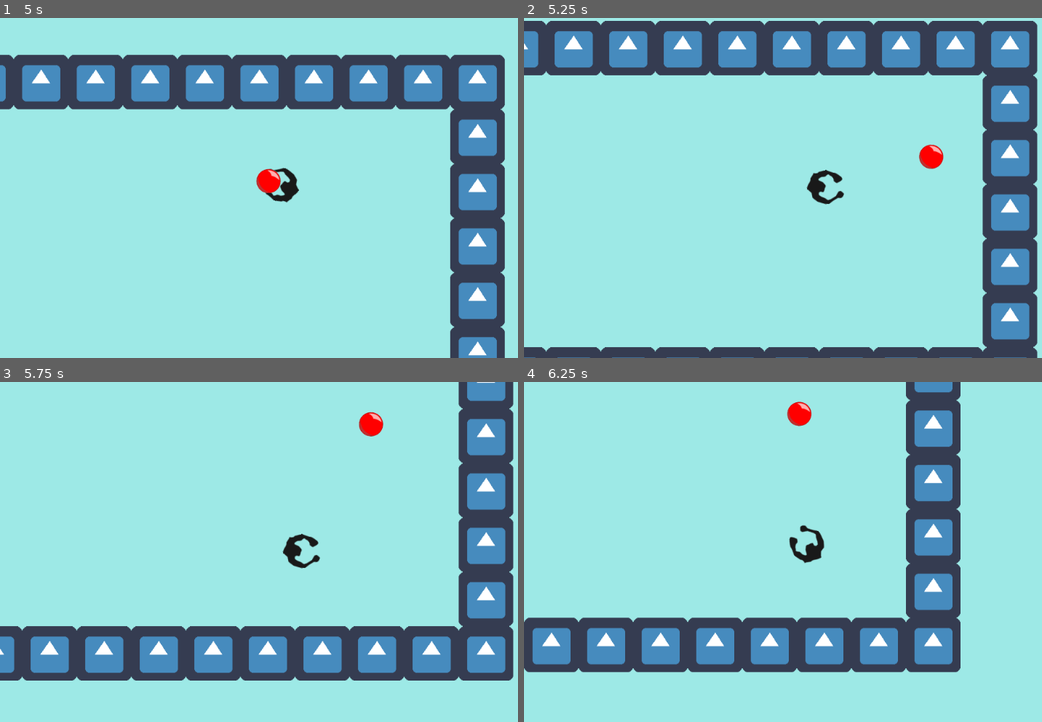
Above: before the commit, frames 1-4 (two rows, left to right).
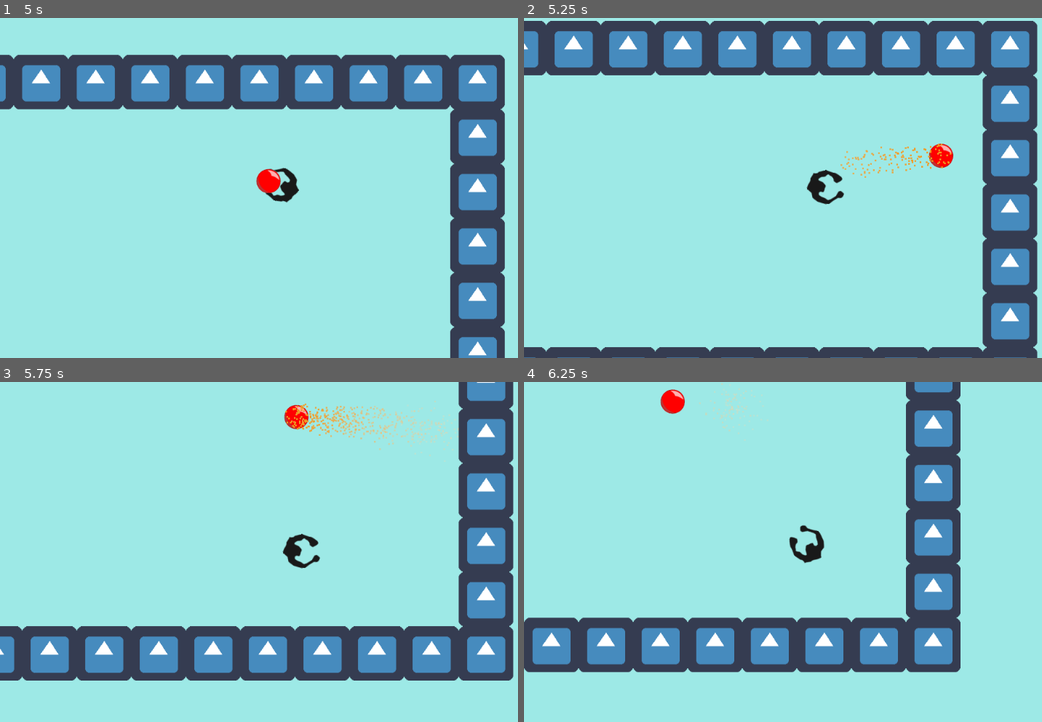
Above: after the commit, the same moments.

Repository: AndreMicheletti/queimada-rpg-godot
Game: Godot game, scene res://scenes/World.tscn
Two runs of this game, one before a commit and one after it. Both use one fixed random seed, a clock stepped at 60 frames per second and the inputs below. The engine's default icon, where the game draws it, is replaced by a stand-in: a white triangle on a blue panel in a dark square.
Inputs (mouse positions are in pixels of both pictures, inside the frame that each line leads up to):
- Up to frame 1 (5 s): tap Enter at 0.5, 4.25 s; move the mouse to (419, 171) at 0.52 s; hold D (move_right) 0.53-1.28 s; click (419, 171) at 0.6 s; tap Space at 1.25 s; move the mouse to (176, 205) at 1.27 s; hold S (move_down) 1.28-2.03 s; click (176, 205) at 1.35 s; move the mouse to (347, 113) at 2.02 s; hold D (move_right) 2.03-2.78 s; click (347, 113) at 2.1 s; move the mouse to (264, 256) at 2.77 s; hold W (move_up) 2.78-3.53 s; click (264, 256) at 2.85 s; move the mouse to (466, 239) at 3.52 s; hold A (move_left) from 3.53 s (still down); click (466, 239) at 3.6 s; move the mouse to (113, 137) at 4.27 s; click (113, 137) at 4.35 s
- Up to frame 2 (5.25 s): move the mouse to (845, 188) at 5.02 s; release A (move_left) at 5.03 s; hold S (move_down) from 5.03 s (still down); click (845, 188) at 5.1 s
- Up to frame 3 (5.75 s): keep holding S (move_down)
- Up to frame 4 (6.25 s): move the mouse to (726, 467) at 5.77 s; release S (move_down) at 5.78 s; hold D (move_right) from 5.78 s (still down); click (726, 467) at 5.85 s

Frame 1 is identical in both runs. In frame 2, 0.6% of the frame differs, in the area x 61-83%, y 36-48%; in frame 3, 1.1%, in the area x 54-89%, y 5-22%; in frame 4, 0.6%.

Commit message:
added "Hot" state to ball with particle effects

Diff:
--- a/scenes/Ball.tscn
+++ b/scenes/Ball.tscn
@@ -1,10 +1,13 @@
-[gd_scene load_steps=4 format=2]
+[gd_scene load_steps=5 format=2]
 
 [ext_resource path="res://sprites/ball.png" type="Texture" id=1]
 [ext_resource path="res://scripts/Ball.gd" type="Script" id=2]
 
 [sub_resource type="CircleShape2D" id=1]
 radius = 20.025
+
+[sub_resource type="Gradient" id=2]
+colors = PoolColorArray( 0.941406, 0.603376, 0.125031, 1, 0.941176, 0.862745, 0.737255, 0.254902 )
 
 [node name="Ball" type="KinematicBody2D"]
 script = ExtResource( 2 )
@@ -15,3 +18,18 @@
 [node name="Sprite" type="Sprite" parent="."]
 scale = Vector2( 0.75, 0.75 )
 texture = ExtResource( 1 )
+
+[node name="FlyParticles" type="CPUParticles2D" parent="."]
+position = Vector2( 0.314972, -0.31498 )
+amount = 500
+lifetime = 0.5
+local_coords = false
+emission_shape = 1
+emission_sphere_radius = 20.0
+direction = Vector2( 0, 0 )
+spread = 180.0
+gravity = Vector2( 0, 0 )
+initial_velocity = 90.0
+initial_velocity_random = 1.0
+scale_amount = 3.0
+color_ramp = SubResource( 2 )
--- a/scripts/Ball.gd
+++ b/scripts/Ball.gd
@@ -1,51 +1,65 @@
 extends KinematicBody2D
 
-const STOP_THRESHOLD = 20.0
-# Declare member variables here. Examples:
-# var a = 2
-# var b = "text"
+const STOP_THRESHOLD = 85.0
+const HOT_THRESHOLD = 320.0
+const DRAG = .97
+const HIT_DRAG = .80
+
 var holded = false
-
 var velocity = Vector2()
-var current_speed = 0
-var drag = 25
-var hit_drag = 100
 
 onready var collBox = $CollisionShape2D
+
 
 # Called when the node enters the scene tree for the first time.
 func _ready():
 	add_to_group("ball")
+
 
 func _physics_process(delta):
 	#if current_speed <= 5.0:
 	#	current_speed = 0
 	#	velocity = Vector2()
 	#	return
-	if abs(velocity.x) <= STOP_THRESHOLD and abs(velocity.y) <= STOP_THRESHOLD:
+	if not is_hot():
+		$FlyParticles.emitting = false
+	if velocity.length() <= STOP_THRESHOLD:
 		velocity = Vector2()
+		$FlyParticles.emitting = false
+		return
 
 	var collision = move_and_collide(velocity * delta)
 	if collision:
 		velocity = velocity.bounce(collision.normal)
-		current_speed -= hit_drag
-		if collision.collider.has_method("hit"):
+		reduce_velocity(HIT_DRAG)
+		if is_hot() and collision.collider.has_method("hit"):
 			collision.collider.hit()
-	velocity.x *= .94
-	velocity.y *= .94
+	reduce_velocity(DRAG)
+
+
+func reduce_velocity(ratio):
+	# ration must between 0 and 1 (example: if 0.97 will reduce velocity by 3%)
+	velocity.x *= ratio
+	velocity.y *= ratio
+
+
+func is_hot():
+	return velocity.length() > HOT_THRESHOLD
+
 
 func pick_up():
-	current_speed = 0
+	velocity = Vector2()
 	holded = true
 	collBox.disabled = true
+
 
 func throw(pos, dir, speed):
 	holded = false
 	collBox.disabled = false
 	rotation = dir
 	# position = pos
-	current_speed = speed
 	velocity = Vector2(speed, 0).rotated(rotation)
+	$FlyParticles.emitting = true
 
 # Called every frame. 'delta' is the elapsed time since the previous frame.
 #func _process(delta):
